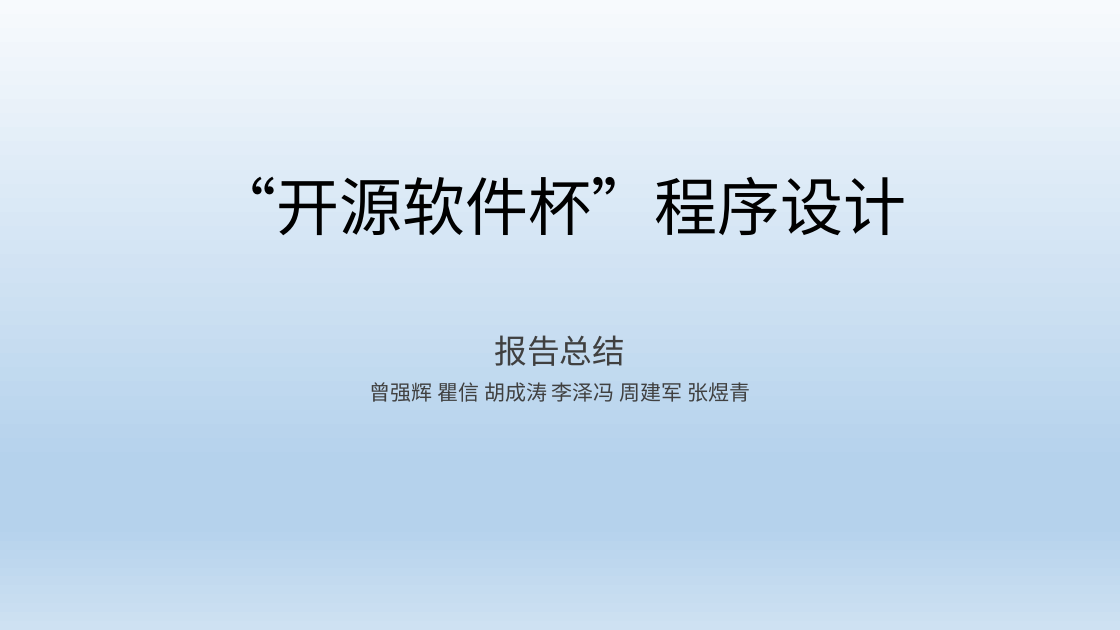
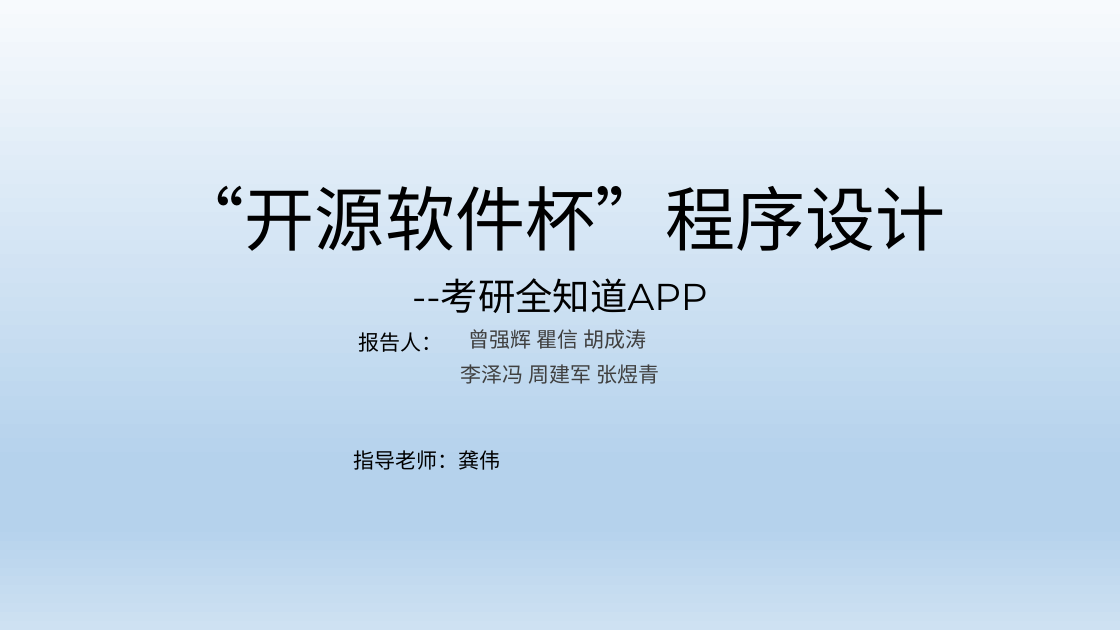
Before and after one commit to SPURSGO/PostgraduateApp, a slide deck: slide 1 of doc/总答辩.ptx.pptx. Drawn at 1120x630 pixels with LibreOffice and Linux fonts; fonts in the diff are those of the drawing. Boxes give left, top, right and bottom in pixels: in the first picture for what was removed or moved away, otherwise in the second. Text is boxed around its words. In the diff, an @@ line names an element or a change of style, - is before the commit and + after.

```diff
--- a/doc/总答辩.ptx.pptx
+++ b/doc/总答辩.ptx.pptx
@@ title at bbox=[175, 186, 945, 313]: text changed; size 54 to 60 pt @@
-“开源软件杯”程序设计
+“开源软件杯”程序设计
+--考研全知道APP
@@ subtitle at bbox=[461, 329, 659, 384]: text changed @@
-报告总结
-曾强辉 瞿信 胡成涛 李泽冯 周建军 张煜青
+曾强辉 瞿信 胡成涛
+李泽冯 周建军 张煜青
@@ text added at bbox=[359, 332, 443, 352], 18 pt, text #000000 @@
+报告人：
@@ text added at bbox=[354, 450, 501, 470], 18 pt, text #000000 @@
+指导老师：龚伟
```
Also in this commit, not shown: 4 other slides changed, 5 slides added, 2 other files.
